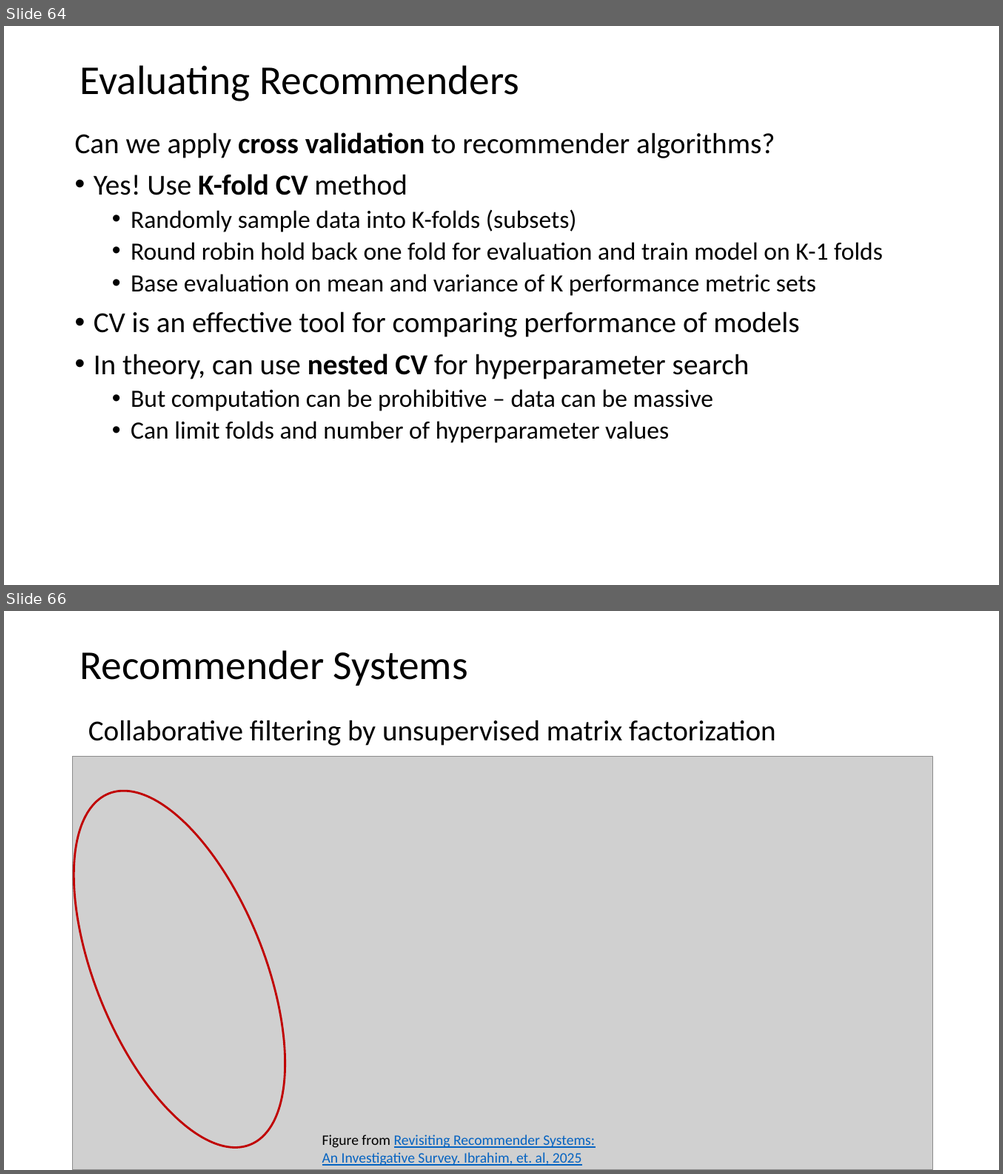
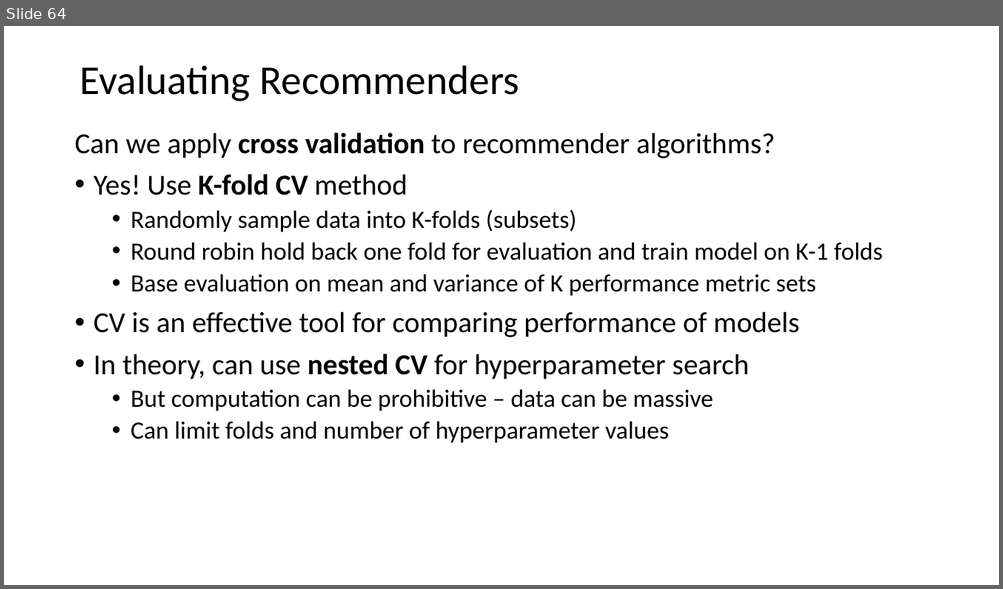
Before and after one commit to StephenElston/CSCI-E-108, a slide deck: slides/11_RecommenderSystems_Part1.pptx. Shown one above the other, each under a label of ours: slides 64 and 66 before the commit, slide 64 after it; the slides between them are not shown. The pictures are 1003x1174 and 1003x589 pixels, drawn with LibreOffice and Linux fonts; fonts in the diff are those of the drawing; grey boxes stand for pictures. Boxes give left, top, right and bottom in pixels: in the first picture for what was removed or moved away, otherwise in the second. Text is boxed around its words. In the diff, an @@ line names an element or a change of style, - is before the commit and + after.

```diff
--- a/slides/11_RecommenderSystems_Part1.pptx
+++ b/slides/11_RecommenderSystems_Part1.pptx
@@ slide 66 removed at box(4, 611, 999, 1170), background #FFFFFF @@
@@ title removed at box(79, 650, 468, 686) @@
-Recommender Systems
@@ text removed at box(88, 720, 776, 746) @@
-Collaborative filtering by unsupervised matrix factorization
@@ ellipse removed at box(31, 763, 329, 1170) @@
@@ picture removed at box(73, 757, 933, 1170) @@
@@ text removed at box(322, 1135, 595, 1166) @@
-Figure from Revisiting Recommender Systems: An Investigative Survey. Ibrahim, et. al, 2025
```
Also in this commit, not shown: 65 other slides removed.
